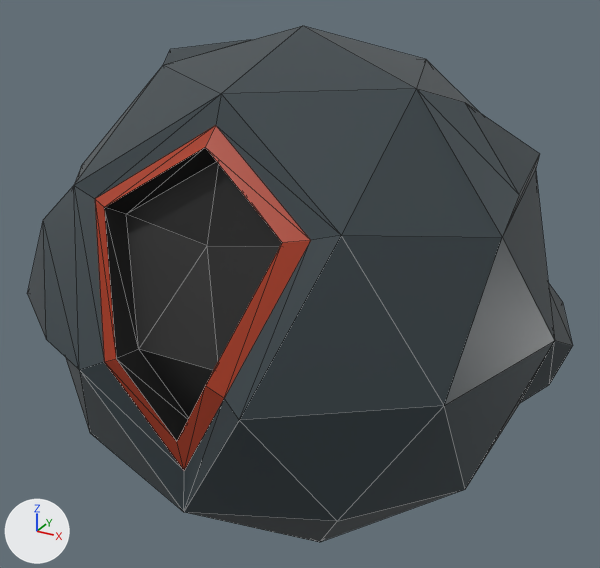
The glTF model Meshes/Orb.glb as it was, and as the next commit left it.
The view is the same before and after, from a 50 mm lens placed at (0.586, -1.074, 0.537), pointed at (-0.006, 0.003, -0.001). Lighting does not change. The marker at lower left points along +X, +Y and +Z. Mesh edges are drawn as thin lines. Vertices at the same position are counted once.

Names of what the first picture shows: 'Orb'.
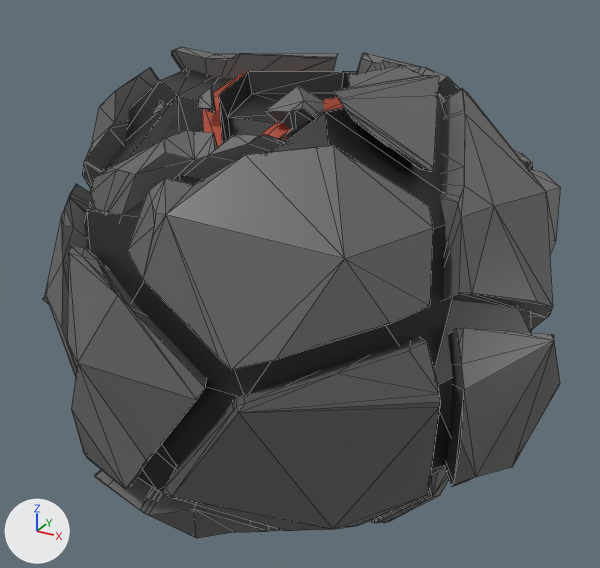
The change, as a diff of the scene's bpy script:
```diff
--- a/Meshes/Orb.glb.py
+++ b/Meshes/Orb.glb.py
@@ me_icosphere @@
 # used by ob_orb; location = (0.0, 0.0, 0.0)
-me_icosphere.from_pydata(...)  # 88 vertices, 172 faces; spans x -0.417..0.417, y -0.38..0.397, z -0.431..0.399
+me_icosphere.from_pydata(...)  # 795 vertices, 1481 faces; spans x -0.453..0.453, y -0.409..0.432, z -0.465..0.433
+# me_icosphere part 1: 707 vertices added at x -0.453..0.453, y -0.409..0.432, z -0.465..0.433
+# me_icosphere part 2: 142 kept faces spanning x -0.417..0.417, y -0.38..0.397, z -0.431..0.399 get new texture (UV) coordinates
 me_icosphere.materials.append(mat_material)
@@ ob_orb @@
 ob_orb.location = (0.0, 0.0, 0.0)
+ob_orb.rotation_euler = (-1.134, 0.0, 0.0)  # degrees (-65, 0, 0)
+ob_orb.scale = (0.919, 0.919, 0.919)
```

Where the change shows, as pixel boxes (x1, y1, x2, y2) in the pictures (600 x 568 px):
'Orb', reshaped, turned, rescaled: before (27, 26, 573, 542); after (43, 47, 560, 538)
part 1 of me_icosphere, added: after (43, 47, 560, 538)
part 2 of me_icosphere, surface changed: before (27, 26, 573, 542); after (84, 69, 531, 493)
